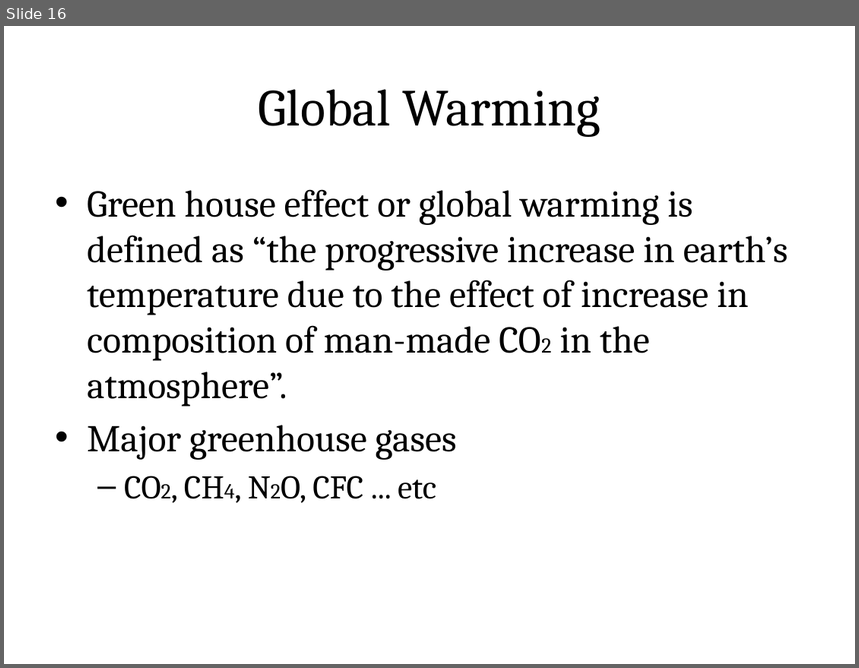
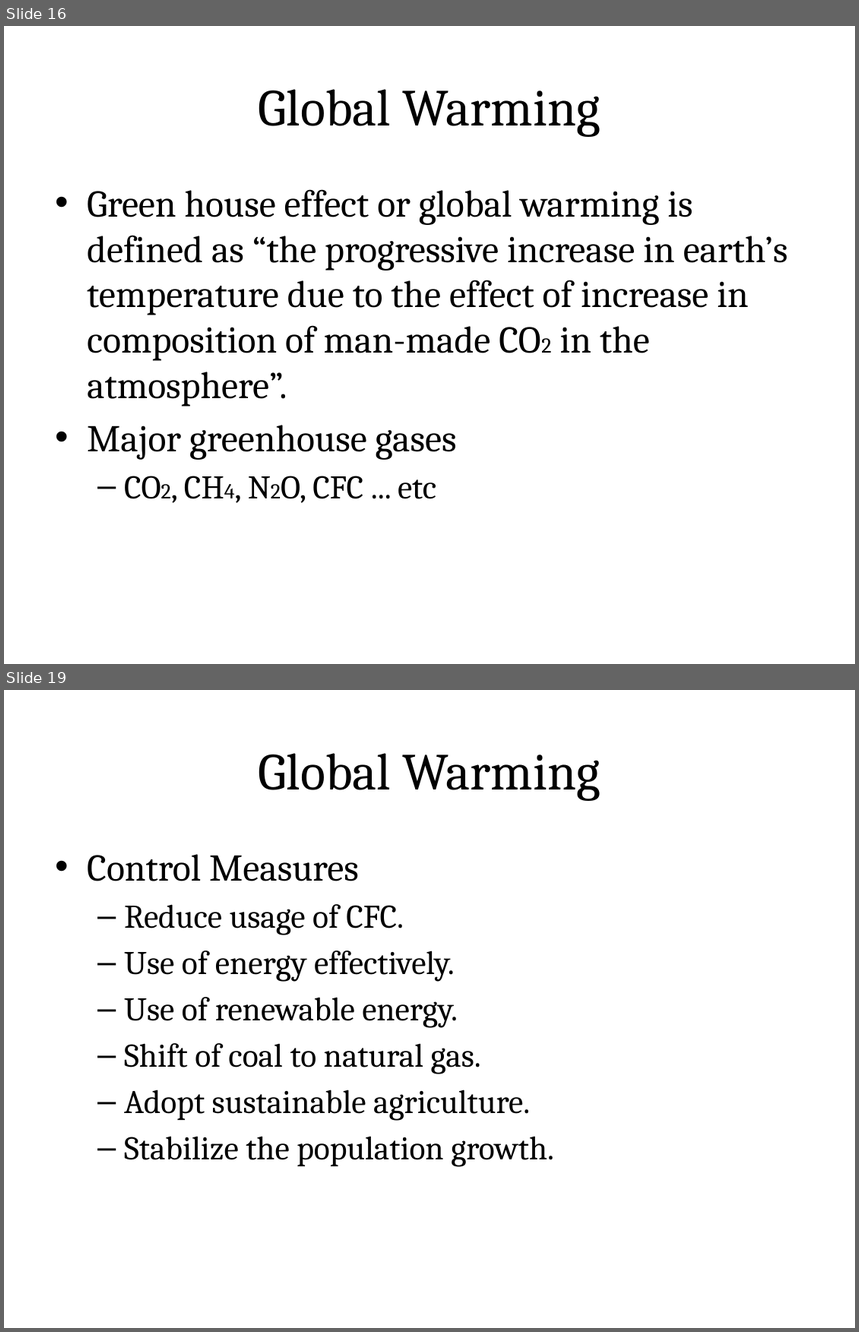
Before and after one commit to rajasekaran36/GE8291-Environmental-Science-and-Engineering, a slide deck: Slides/GE8291-U2.pptx. Shown one above the other, each under a label of ours: slide 16 before the commit, slides 16 and 19 after it; the slides between them are not shown. The pictures are 859x668 and 859x1332 pixels, drawn with LibreOffice and Linux fonts; fonts in the diff are those of the drawing. Boxes give left, top, right and bottom in pixels: in the first picture for what was removed or moved away, otherwise in the second. Text is boxed around its words. In the diff, an @@ line names an element or a change of style, - is before the commit and + after.

```diff
--- a/Slides/GE8291-U2.pptx
+++ b/Slides/GE8291-U2.pptx
@@ slide 19 added at bbox=[4, 690, 855, 1328], background #FFFFFF @@
@@ title added at bbox=[47, 716, 813, 822], fill gradient #DAFDA7 to #E4FCC2 to #F5FFE7, outline #98B955 0.75 pt, 44 pt, text #000000 @@
+Global Warming
@@ text added at bbox=[87, 854, 554, 1167], 28 pt, text #000000 @@
+• Control Measures
+  – Reduce usage of CFC.
+  – Use of energy effectively.
+  – Use of renewable energy.
+  – Shift of coal to natural gas.
+  – Adopt sustainable agriculture.
+  – Stabilize the population growth.
```
Also in this commit, not shown: 16 other slides added, 1 other file.
